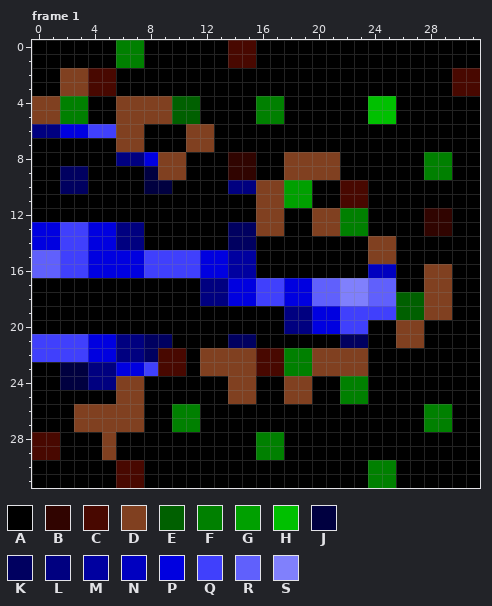
A pixel-art sprite gets an edit: graphics/riversourcee.gif. Above is the file before it was changed.
The file is 32x32 pixels, 32 frames. Shown: frame 1. The commit also changed other frames, which this record leaves out.
Palette (. is transparent): A #000000  B #300400  C #480800  D #804020  E #006000  F #008000  G #00a000  H #00c000  J #000040  K #000060  L #000080  M #0000a0  N #0000c0  P #0000e0  Q #4040fc  R #6060fc  S #8080fc
Pixels before, frame 1, first column x 0:
 0 AAAAAAFFAAAAAACCAAAAAAAAAAAAAAAA
 1 AAAAAAFFAAAAAACCAAAAAAAAAAAAAAAA
 2 AADDCCAAAAAAAAAAAAAAAAAAAAAAAACC
 3 AADDCCAAAAAAAAAAAAAAAAAAAAAAAACC
 4 DDFFAADDDDEEAAAAFFAAAAAAHHAAAAAA
 5 DDFFAADDDDEEAAAAFFAAAAAAHHAAAAAA
 6 LLPPQQDDAAADDAAAAAAAAAAAAAAAAAAA
 7 AAAAAADDAAADDAAAAAAAAAAAAAAAAAAA
 8 AAAAAALLPDDAAABBAADDDDAAAAAAFFAA
 9 AAKKAAAAJDDAAABBAADDDDAAAAAAFFAA
10 AAKKAAAAJJAAAALLDDGGAACCAAAAAAAA
11 AAAAAAAAAAAAAAAADDGGAACCAAAAAAAA
12 AAAAAAAAAAAAAAAADDAADDFFAAAABBAA
13 PPQQPPLLAAAAAAKKDDAADDFFAAAABBAA
14 PPQQPPLLAAAAAAKKAAAAAAAADDAAAAAA
15 RRQQPPPPQQQQPPMMAAAAAAAADDAAAAAA
16 RRQQPPPPQQQQPPMMAAAAAAAANNAADDAA
17 AAAAAAAAAAAALLPPQQPPRRSSRRAADDAA
18 AAAAAAAAAAAALLPPQQPPRRSSRREEDDAA
19 AAAAAAAAAAAAAAAAAALLPPQQQQEEDDAA
20 AAAAAAAAAAAAAAAAAALLPPQQAADDAAAA
21 QQQQPPLLKKAAAAKKAAAAAAKKAADDAAAA
22 QQQQPPLLKCCADDDDCCFFDDDDAAAAAAAA
23 AAJJLLPPQCCADDDDCCFFDDDDAAAAAAAA
24 AAJJLLDDAAAAAADDAADDAAFFAAAAAAAA
25 AAAAAADDAAAAAADDAADDAAFFAAAAAAAA
26 AAADDDDDAAFFAAAAAAAAAAAAAAAAFFAA
27 AAADDDDDAAFFAAAAAAAAAAAAAAAAFFAA
28 CCAAADAAAAAAAAAAFFAAAAAAAAAAAAAA
29 CCAAADAAAAAAAAAAFFAAAAAAAAAAAAAA
30 AAAAAACCAAAAAAAAAAAAAAAAFFAAAAAA
31 AAAAAACCAAAAAAAAAAAAAAAAFFAAAAAA
Now the later version:
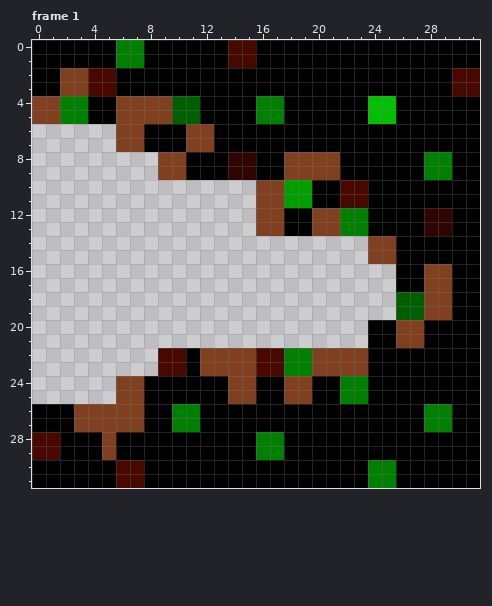
Change:
Frame 1:
y 6: x 0..5 LLPPQQ -> ......
y 7: x 0..5 AAAAAA -> ......
y 8: x 0..8 AAAAAALLP -> .........
y 9: x 0..8 AAKKAAAAJ -> .........
y 10: x 0..15 AAKKAAAAJJAAAALL -> ................
y 11..12: x 0..15 AAAAAAAAAAAAAAAA -> ................
y 13: x 0..15 PPQQPPLLAAAAAAKK -> ................
y 14: x 0..23 PPQQPPLLAAAAAAKKAAAAAAAA -> ........................
y 15: x 0..23 RRQQPPPPQQQQPPMMAAAAAAAA -> ........................
y 16: x 0..25 RRQQPPPPQQQQPPMMAAAAAAAANN -> ..........................
y 17..18: x 0..25 AAAAAAAAAAAALLPPQQPPRRSSRR -> ..........................
y 19: x 0..25 AAAAAAAAAAAAAAAAAALLPPQQQQ -> ..........................
y 20: x 0..23 AAAAAAAAAAAAAAAAAALLPPQQ -> ........................
y 21: x 0..23 QQQQPPLLKKAAAAKKAAAAAAKK -> ........................
y 22: x 0..8 QQQQPPLLK -> .........
y 23: x 0..8 AAJJLLPPQ -> .........
y 24: x 0..5 AAJJLL -> ......
y 25: x 0..5 AAAAAA -> ......
